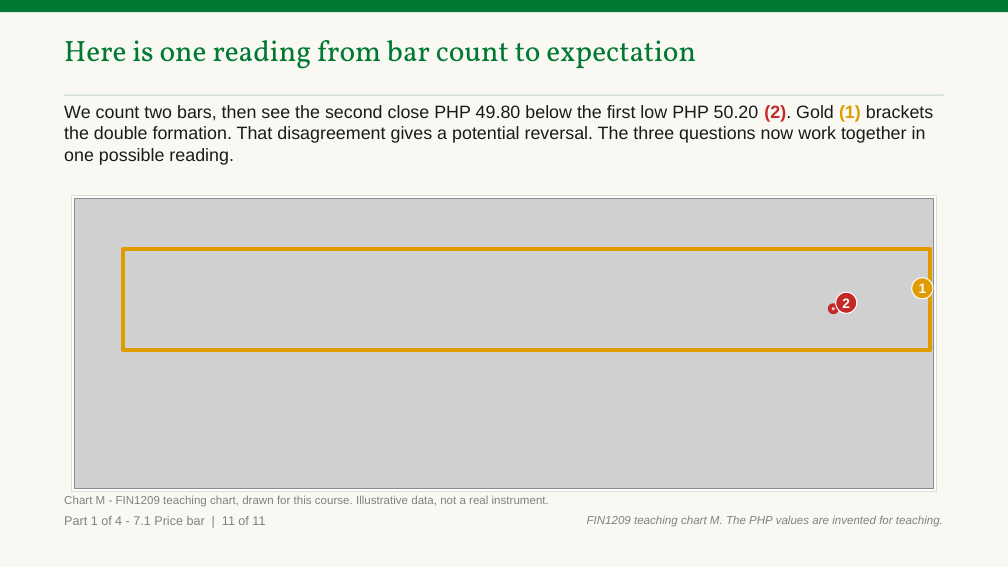
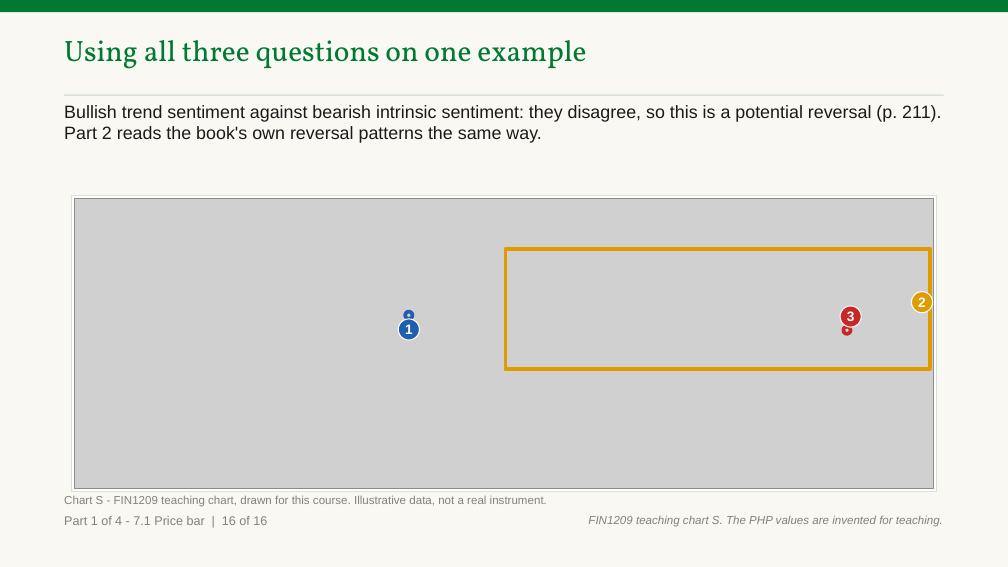
Before and after one commit to benjiesotelo-sudo/Telos_FIN1209, a slide deck: slide 30 of chapter-07/FIN1209-Chapter-07.pptx (slide 25 before the commit). Drawn at 1008x567 pixels with LibreOffice and Linux fonts; fonts in the diff are those of the drawing; grey boxes stand for pictures. Boxes give left, top, right and bottom in pixels: in the first picture for what was removed or moved away, otherwise in the second. Text is boxed around its words. In the diff, an @@ line names an element or a change of style, - is before the commit and + after.

```diff
--- a/chapter-07/FIN1209-Chapter-07.pptx
+++ b/chapter-07/FIN1209-Chapter-07.pptx
@@ text at (x1=64, y1=40, x2=586, y2=69): text changed @@
-Here is one reading from bar count to expectation
+Using all three questions on one example
@@ text at (x1=64, y1=105, x2=941, y2=143): text changed @@
-We count two bars, then see the second close PHP 49.80 below the first low PHP 50.20 (2). Gold (1) brackets the double formation. That disagreement gives a potential reversal. The three questions now work together in one possible reading.
+Bullish trend sentiment against bearish intrinsic sentiment: they disagree, so this is a potential reversal (p. 211). Part 2 reads the book's own reversal patterns the same way.
@@ rectangle resized from (x1=123, y1=249, x2=930, y2=350) to (x1=506, y1=249, x2=931, y2=369) @@
@@ ellipse "2" moved from (x1=836, y1=292, x2=857, y2=313) to (x1=912, y1=292, x2=933, y2=313) @@
@@ ellipse "2" at (x1=912, y1=292, x2=933, y2=313): fill #C62828 to #E09B00 @@
@@ ellipse "1" moved from (x1=912, y1=278, x2=933, y2=299) to (x1=399, y1=319, x2=420, y2=340) @@
@@ ellipse "1" at (x1=399, y1=319, x2=420, y2=340): fill #E09B00 to #1F5FAD @@
@@ ellipse added at (x1=405, y1=312, x2=413, y2=319), outline #1F5FAD 3.5 pt @@
@@ ellipse added at (x1=840, y1=306, x2=861, y2=327), fill #C62828, outline #FFFFFF 1 pt, 13 pt, text #FFFFFF, bold @@
+3
@@ ellipse moved from (x1=830, y1=306, x2=837, y2=313) to (x1=843, y1=327, x2=851, y2=334) @@
@@ text at (x1=64, y1=495, x2=547, y2=507): text changed @@
-Chart M - FIN1209 teaching chart, drawn for this course. Illustrative data, not a real instrument.
+Chart S - FIN1209 teaching chart, drawn for this course. Illustrative data, not a real instrument.
@@ text at (x1=64, y1=516, x2=267, y2=525): text changed @@
-Part 1 of 4 - 7.1 Price bar | 11 of 11
+Part 1 of 4 - 7.1 Price bar | 16 of 16
@@ text at (x1=588, y1=515, x2=943, y2=527): text changed @@
-FIN1209 teaching chart M. The PHP values are invented for teaching.
+FIN1209 teaching chart S. The PHP values are invented for teaching.
```
Also in this commit, not shown: 18 other slides changed, 10 slides added, 5 slides removed, 4 other files.
